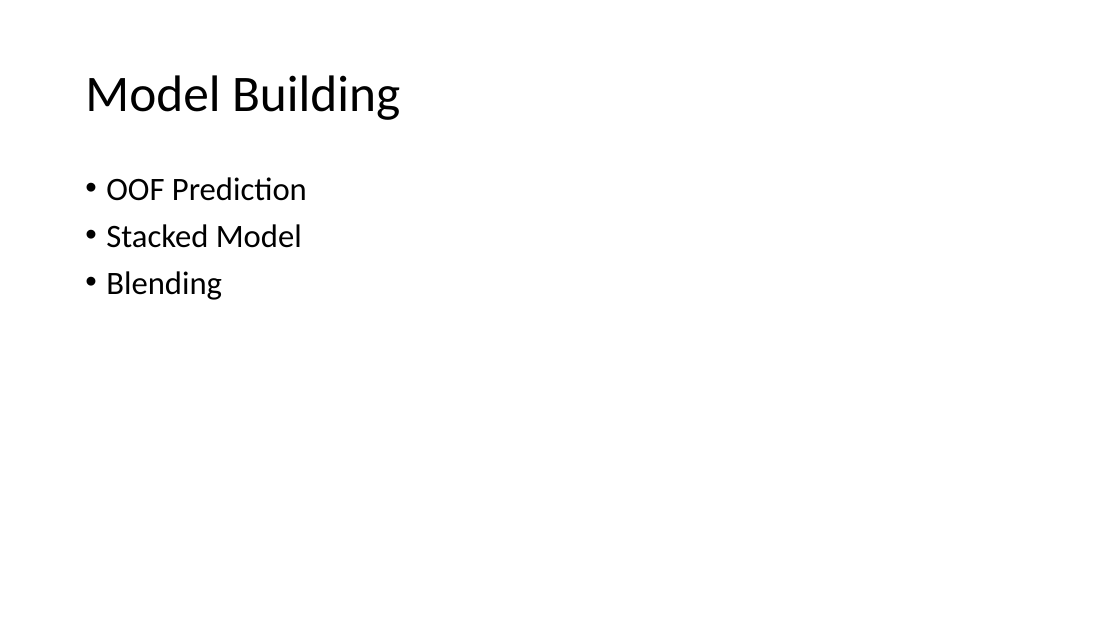
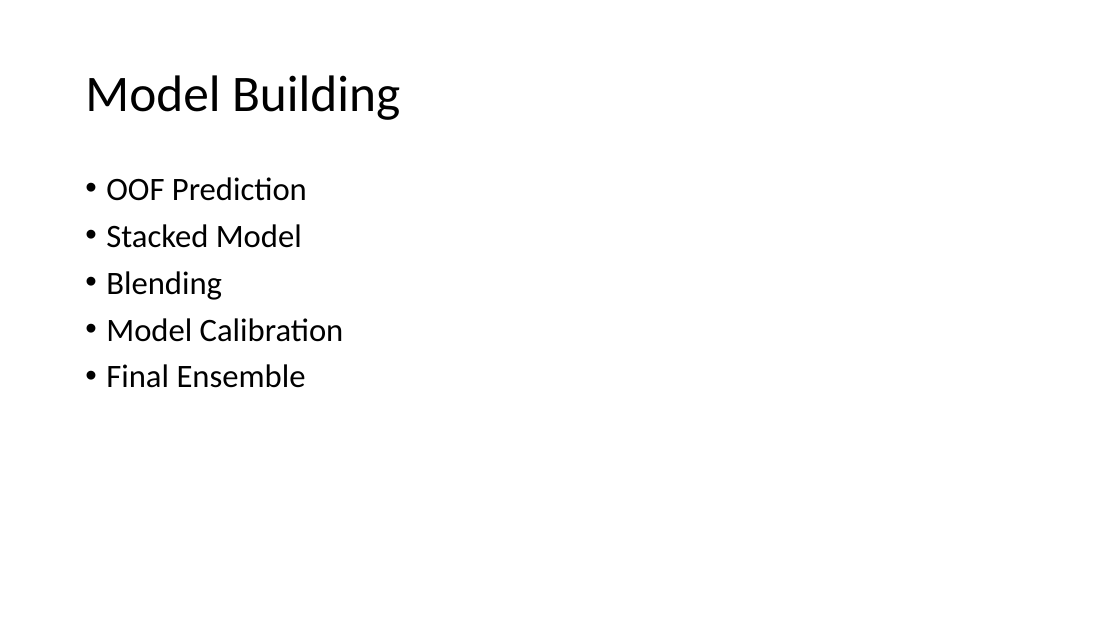
Before and after one commit to surajsharan/churn-prediction, a slide deck: slide 6 of Churn Prediction.pptm. Drawn at 1120x630 pixels with LibreOffice and Linux fonts; fonts in the diff are those of the drawing. Boxes give left, top, right and bottom in pixels: in the first picture for what was removed or moved away, otherwise in the second. Text is boxed around its words. In the diff, an @@ line names an element or a change of style, - is before the commit and + after.

Commit message:
presentation update

```diff
--- a/Churn Prediction.pptm
+++ b/Churn Prediction.pptm
@@ text at (106,318,344,388): paragraphs added @@
+• Model Calibration
+• Final Ensemble
```
Also in this commit, not shown: 2 slides added.
